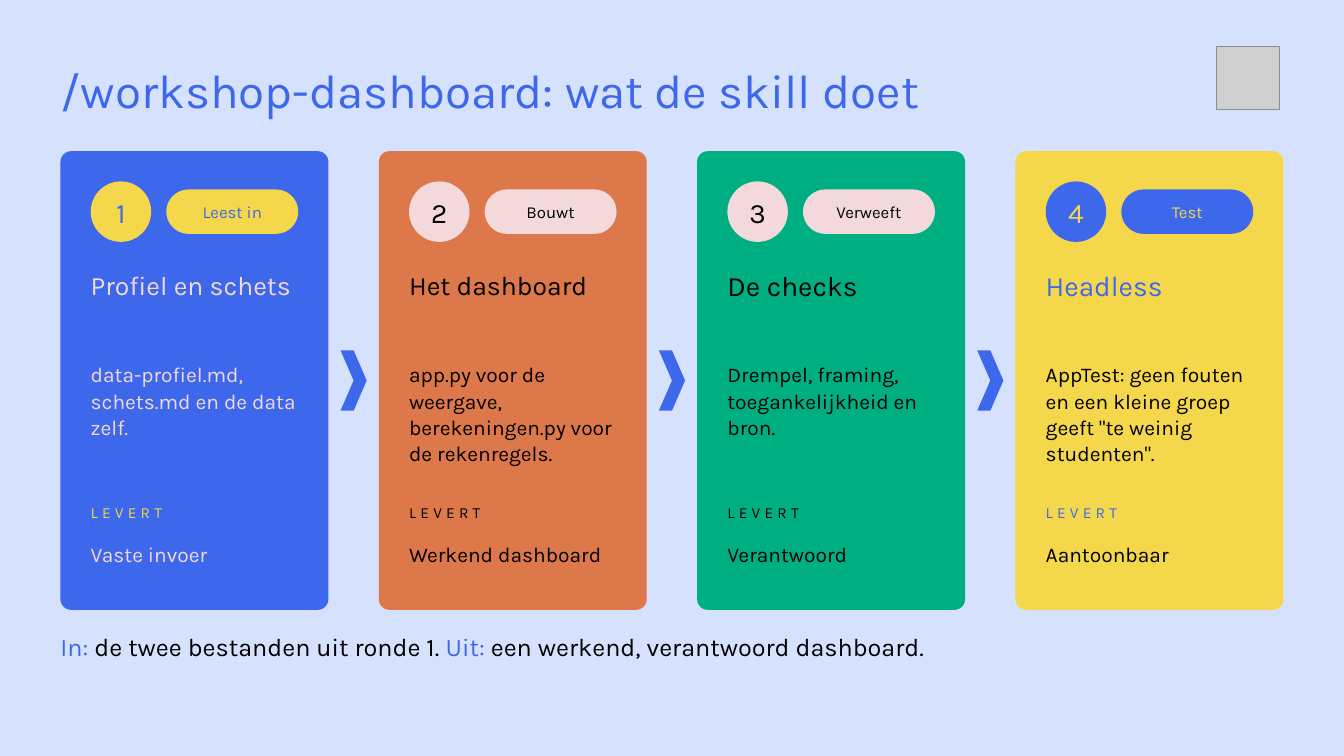
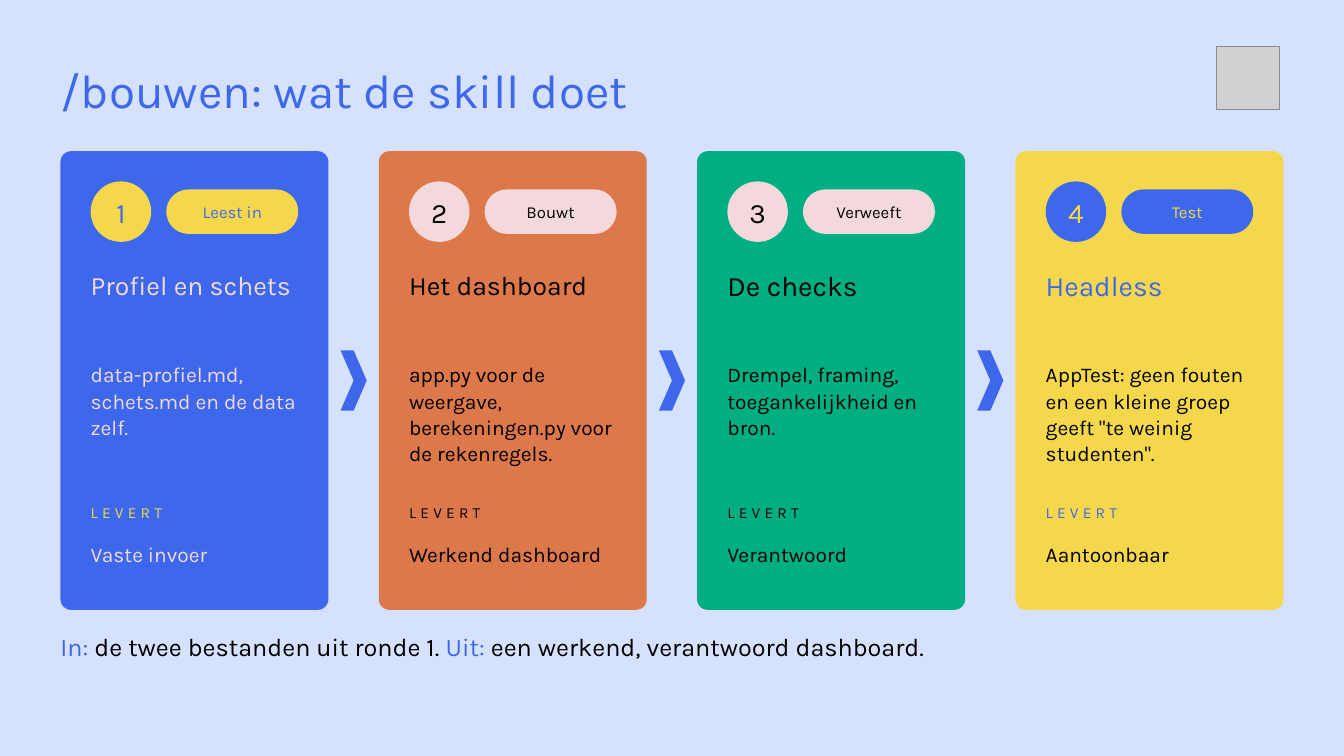
Before and after one commit to cedanl/clidev-presentaties, a slide deck: slide 23 of workshop-rad/exports/261005_workshop_rad_uitvoering.pptx (slide 20 before the commit). Drawn at 1344x756 pixels with LibreOffice and Linux fonts; fonts in the diff are those of the drawing; grey boxes stand for pictures. Boxes give left, top, right and bottom in pixels: in the first picture for what was removed or moved away, otherwise in the second. Text is boxed around its words. In the diff, an @@ line names an element or a change of style, - is before the commit and + after.

```diff
--- a/workshop-rad/exports/261005_workshop_rad_uitvoering.pptx
+++ b/workshop-rad/exports/261005_workshop_rad_uitvoering.pptx
@@ text at <box>60,73,627,112</box>: text changed @@
-/workshop-dashboard: wat de skill doet
+/bouwen: wat de skill doet
```
Also in this commit, not shown: 9 other slides changed, 3 slides added, 25 other files.
